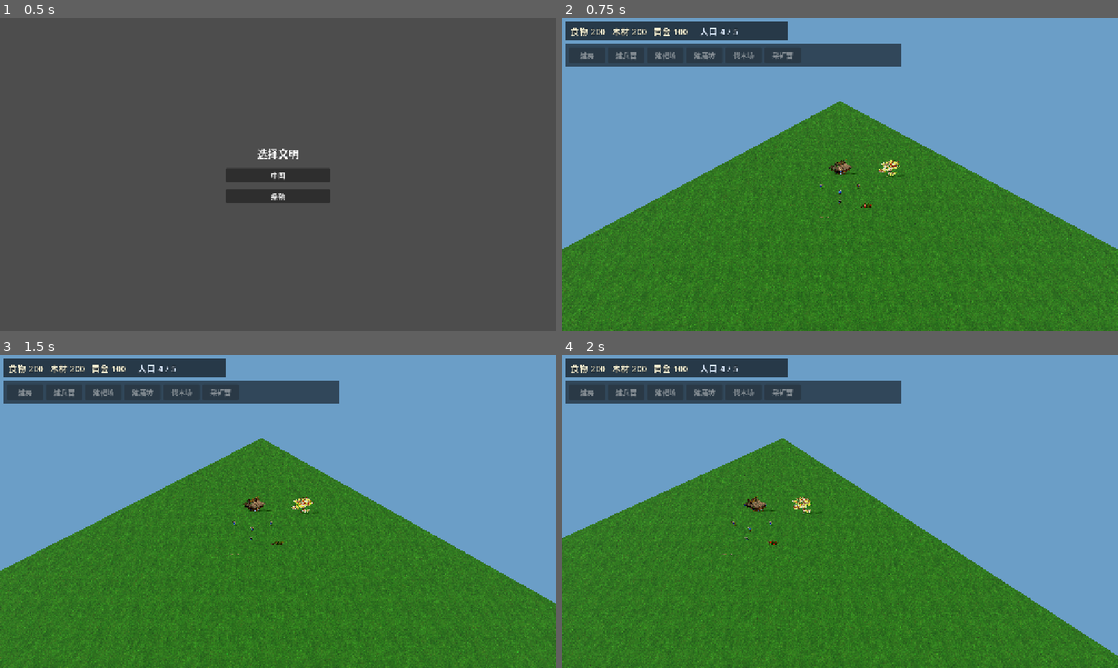
Above: before the commit, frames 1-4 (two rows, left to right).
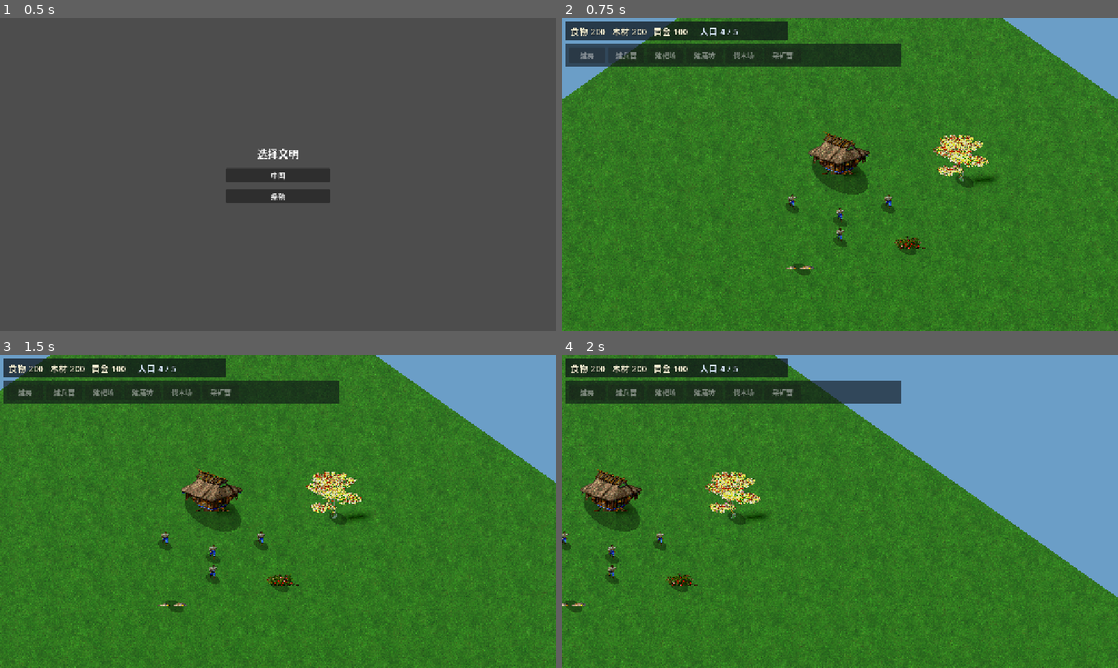
Above: after the commit, the same moments.

Repository: Zondabb/aoe2
Game: Godot game, scene res://scenes/civ_select.tscn
Same seed, same stepped clock (60 frames per second), same inputs: the game is played once before the commit and once after it.
Inputs (mouse positions are in pixels of both pictures, inside the frame that each line leads up to):
- Up to frame 1 (0.5 s): no input
- Up to frame 2 (0.75 s): click "中国" at 0.5 s
- Up to frame 3 (1.5 s): tap Enter at 1.25 s; move the mouse to (400, 495) at 1.27 s; hold D from 1.28 s (still down); tap H at 1.35 s; click (400, 495) at 1.42 s
- Up to frame 4 (2 s): keep holding D

Frame 1 is identical in both runs. In frame 2, 53% of the frame differs, in the area x 0-100%, y 0-100%; in frame 3, 52%; in frame 4, 37%.

Commit message:
feat(art): replace camera billboards with fixed-yaw iso sprites
正交斜视相机、禁用 Billboard、精灵朝向固定镜头，并增加脚下阴影以减轻纸片感。

Co-authored-by: Cursor <cursoragent@cursor.com>

Diff:
--- a/scenes/entities/building_view.tscn
+++ b/scenes/entities/building_view.tscn
@@ -27,7 +27,7 @@
 mesh = SubResource("BoxMesh_body")
 
 [node name="Billboard" type="Sprite3D" parent="."]
-billboard = 2
+billboard = 0
 shaded = false
 alpha_cut = 1
 texture_filter = 0
--- a/scenes/entities/unit_view.tscn
+++ b/scenes/entities/unit_view.tscn
@@ -32,7 +32,7 @@
 mesh = SubResource("CapsuleMesh_body")
 
 [node name="Billboard" type="AnimatedSprite3D" parent="."]
-billboard = 2
+billboard = 0
 shaded = false
 alpha_cut = 1
 texture_filter = 0
--- a/scripts/entities/building_agent.gd
+++ b/scripts/entities/building_agent.gd
@@ -220,7 +220,7 @@
 			var target_width := maxf(def.footprint.x, def.footprint.y) * 1.15
 			if frame_w > 0.0:
 				pixel_size = clampf(target_width / frame_w, 0.018, 0.05)
-			SpriteCatalogScript.configure_billboard_sprite(billboard, pixel_size, offset)
+			SpriteCatalogScript.configure_iso_sprite(billboard, pixel_size, offset)
 			billboard.modulate = Color.WHITE
 			billboard.visible = true
 			_use_billboard = true
@@ -238,6 +238,8 @@
 		cylinder.top_radius = maxf(def.footprint.x, def.footprint.y) * 0.62
 		cylinder.bottom_radius = cylinder.top_radius
 		ring.mesh = cylinder
+	var shadow_radius := maxf(def.footprint.x, def.footprint.y) * 0.55
+	SpriteCatalogScript.ensure_ground_shadow(self, shadow_radius)
 	if not _use_billboard:
 		_apply_team_color()
 
--- a/scripts/entities/resource_node.gd
+++ b/scripts/entities/resource_node.gd
@@ -39,11 +39,12 @@
 			billboard.texture = SpriteCatalogScript.first_atlas_texture(meta, texture)
 			var hotspot := SpriteCatalogScript.average_hotspot(meta)
 			var offset := SpriteCatalogScript.offset_for_hotspot(meta, hotspot)
-			SpriteCatalogScript.configure_billboard_sprite(
+			SpriteCatalogScript.configure_iso_sprite(
 				billboard, SpriteCatalogScript.RESOURCE_PIXEL_SIZE, offset
 			)
 			billboard.visible = true
 			_use_billboard = true
+			SpriteCatalogScript.ensure_ground_shadow(self, 0.7)
 			if existing_marker != null:
 				existing_marker.visible = false
 			return
--- a/scripts/entities/unit_agent.gd
+++ b/scripts/entities/unit_agent.gd
@@ -318,12 +318,15 @@
 				_use_billboard = true
 				_apply_team_color()
 				_apply_billboard_frame(false)
+				SpriteCatalogScript.ensure_ground_shadow(self, 0.55)
 	if body != null:
 		body.visible = not _use_billboard
 		if not _use_billboard:
 			_apply_team_color()
 	if billboard != null and not _use_billboard:
 		billboard.visible = false
+	if not _use_billboard:
+		SpriteCatalogScript.ensure_ground_shadow(self, 0.55)
 
 func _update_billboard_facing(velocity: Vector3, delta: float, moving: bool) -> void:
 	if not _use_billboard:
--- a/scripts/input/rts_camera_3d.gd
+++ b/scripts/input/rts_camera_3d.gd
@@ -2,7 +2,9 @@
 class_name RtsCamera3D
 extends Camera3D
 
-@export_range(0.0, 90.0, 0.1) var pitch_degrees := 50.0
+const SpriteCatalogScript := preload("res://scripts/presentation/sprite_catalog.gd")
+
+@export_range(0.0, 90.0, 0.1) var pitch_degrees := 45.0
 @export_range(-180.0, 180.0, 0.1) var yaw_degrees := 45.0
 @export var pan_speed := 24.0
 @export var edge_margin := 18.0
@@ -10,6 +12,8 @@
 @export var min_distance := 18.0
 @export var max_distance := 80.0
 @export var distance := 42.0
+@export var use_orthographic := true
+@export var ortho_size_factor := 0.55
 
 func _ready() -> void:
 	_apply_view()
@@ -67,9 +71,15 @@
 
 func _apply_view() -> void:
 	distance = clampf(distance, min_distance, max_distance)
+	yaw_degrees = SpriteCatalogScript.ISO_CAMERA_YAW_DEGREES
 	var rig := get_parent_node_3d()
 	if rig != null:
 		rig.rotation.y = deg_to_rad(yaw_degrees)
 	var pitch := deg_to_rad(pitch_degrees)
 	position = Vector3(0.0, sin(pitch) * distance, cos(pitch) * distance)
 	rotation = Vector3(-pitch, 0.0, 0.0)
+	if use_orthographic:
+		projection = PROJECTION_ORTHOGONAL
+		size = clampf(distance * ortho_size_factor, 8.0, 55.0)
+	else:
+		projection = PROJECTION_PERSPECTIVE
--- a/scripts/presentation/sprite_catalog.gd
+++ b/scripts/presentation/sprite_catalog.gd
@@ -42,6 +42,9 @@
 const BUILDING_PIXEL_SIZE := 0.03
 const RESOURCE_PIXEL_SIZE := 0.035
 const TERRAIN_TEXTURE := "res://assets/terrain/grass.png"
+## Must match RtsCamera3D yaw so upright sprites face the lens (no billboard).
+const ISO_CAMERA_YAW_DEGREES := 45.0
+const ISO_SPRITE_YAW_RADIANS := deg_to_rad(ISO_CAMERA_YAW_DEGREES + 180.0)
 
 ## Authored sheet rows: 0=S, 1=SW, 2=W, 3=NW, 4=N. Mirrored facings use flip_h.
 static func quantize_xz_facing(velocity: Vector3) -> Dictionary:
@@ -183,9 +186,15 @@
 
 
 static func configure_billboard_sprite(sprite: Node, pixel_size: float, offset: Vector2) -> void:
+	## Backward-compatible name: now configures fixed-yaw isometric cards (no billboard).
+	configure_iso_sprite(sprite, pixel_size, offset)
+
+
+static func configure_iso_sprite(sprite: Node, pixel_size: float, offset: Vector2) -> void:
+	## Upright Sprite3D facing the fixed RTS camera — AoE sheets are pre-isometric.
 	if sprite is AnimatedSprite3D:
 		var animated := sprite as AnimatedSprite3D
-		animated.billboard = BaseMaterial3D.BILLBOARD_FIXED_Y
+		animated.billboard = BaseMaterial3D.BILLBOARD_DISABLED
 		animated.shaded = false
 		animated.alpha_cut = SpriteBase3D.ALPHA_CUT_DISCARD
 		animated.texture_filter = BaseMaterial3D.TEXTURE_FILTER_NEAREST
@@ -193,9 +202,10 @@
 		animated.centered = true
 		animated.offset = offset
 		animated.position = Vector3.ZERO
+		animated.rotation = Vector3(0.0, ISO_SPRITE_YAW_RADIANS, 0.0)
 	elif sprite is Sprite3D:
 		var static_sprite := sprite as Sprite3D
-		static_sprite.billboard = BaseMaterial3D.BILLBOARD_FIXED_Y
+		static_sprite.billboard = BaseMaterial3D.BILLBOARD_DISABLED
 		static_sprite.shaded = false
 		static_sprite.alpha_cut = SpriteBase3D.ALPHA_CUT_DISCARD
 		static_sprite.texture_filter = BaseMaterial3D.TEXTURE_FILTER_NEAREST
@@ -203,3 +213,30 @@
 		static_sprite.centered = true
 		static_sprite.offset = offset
 		static_sprite.position = Vector3.ZERO
+		static_sprite.rotation = Vector3(0.0, ISO_SPRITE_YAW_RADIANS, 0.0)
+
+
+static func ensure_ground_shadow(parent: Node3D, radius: float) -> void:
+	if parent == null:
+		return
+	var shadow := parent.get_node_or_null("GroundShadow") as MeshInstance3D
+	if shadow == null:
+		shadow = MeshInstance3D.new()
+		shadow.name = "GroundShadow"
+		shadow.cast_shadow = GeometryInstance3D.SHADOW_CASTING_SETTING_OFF
+		parent.add_child(shadow)
+	var mesh := CylinderMesh.new()
+	mesh.top_radius = radius
+	mesh.bottom_radius = radius
+	mesh.height = 0.025
+	mesh.radial_segments = 24
+	mesh.rings = 1
+	var material := StandardMaterial3D.new()
+	material.shading_mode = BaseMaterial3D.SHADING_MODE_UNSHADED
+	material.transparency = BaseMaterial3D.TRANSPARENCY_ALPHA
+	material.albedo_color = Color(0.0, 0.0, 0.0, 0.35)
+	mesh.material = material
+	shadow.mesh = mesh
+	shadow.position = Vector3(0.0, 0.012, 0.0)
+	shadow.scale = Vector3(1.15, 1.0, 0.7)
+	shadow.visible = true
--- a/tests/test_match_3d.gd
+++ b/tests/test_match_3d.gd
@@ -35,8 +35,10 @@
 		):
 			failures.append("camera should start focused on the player base")
 		camera.call("_ready")
-		if camera.get("pitch_degrees") != 50.0 or camera.get("yaw_degrees") != 45.0:
+		if camera.get("pitch_degrees") != 45.0 or camera.get("yaw_degrees") != 45.0:
 			failures.append("match camera should use the requested view angles")
+		if int(camera.projection) != int(Camera3D.PROJECTION_ORTHOGONAL):
+			failures.append("match camera should use orthographic projection for iso cards")
 		var zoom_event := InputEventMouseButton.new()
 		zoom_event.button_index = MOUSE_BUTTON_WHEEL_UP
 		zoom_event.pressed = true
@@ -84,11 +86,15 @@
 		var billboard := unit.get_node_or_null("Billboard") as AnimatedSprite3D
 		var body := unit.get_node_or_null("Body") as MeshInstance3D
 		if billboard == null or not bool(unit.get("_use_billboard")):
-			failures.append("villager should bind an AnimatedSprite3D billboard when sheet exists")
+			failures.append("villager should bind an AnimatedSprite3D iso sprite when sheet exists")
 		elif body != null and body.visible:
-			failures.append("capsule placeholder should hide when billboard sprite is bound")
+			failures.append("capsule placeholder should hide when iso sprite is bound")
 		elif billboard.sprite_frames == null or not billboard.sprite_frames.has_animation(&"dir_0"):
-			failures.append("villager billboard should have direction walk animations")
+			failures.append("villager sprite should have direction walk animations")
+		elif int(billboard.billboard) != int(BaseMaterial3D.BILLBOARD_DISABLED):
+			failures.append("villager sprite should disable camera billboard")
+		elif unit.get_node_or_null("GroundShadow") == null:
+			failures.append("villager should have a ground shadow under the sprite")
 
 		if unit.get_node("SelectionRing").visible:
 			failures.append("selection ring should start hidden")
--- a/tests/test_sprite_catalog.gd
+++ b/tests/test_sprite_catalog.gd
@@ -38,6 +38,15 @@
 				failures.append(
 					"hotspot offset.y should be positive so sprites stand above ground"
 				)
+			var probe := AnimatedSprite3D.new()
+			SpriteCatalogScript.configure_iso_sprite(probe, 0.04, offset)
+			if int(probe.billboard) != int(BaseMaterial3D.BILLBOARD_DISABLED):
+				failures.append("iso sprites should disable billboard mode")
+			if not is_equal_approx(
+				probe.rotation.y, SpriteCatalogScript.ISO_SPRITE_YAW_RADIANS
+			):
+				failures.append("iso sprites should face the fixed RTS camera yaw")
+			probe.free()
 
 	if not ResourceLoader.exists("res://assets/terrain/grass.png"):
 		failures.append("terrain grass texture should exist")
